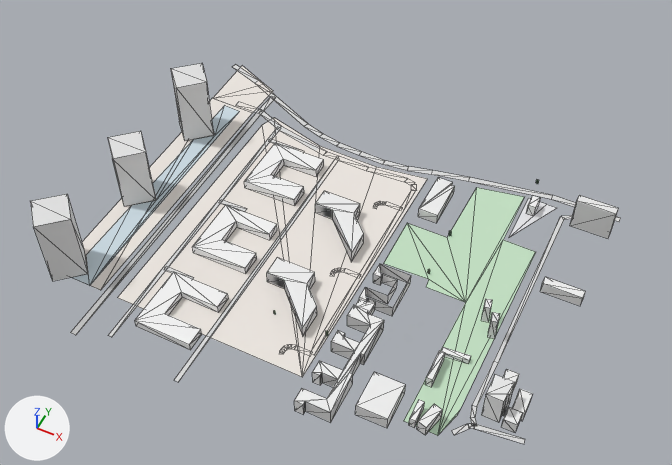
One commit to the glTF model white-model-six-districts/chunks/121_74_high.glb: the scene before it, then after it.
The view is the same before and after, from a camera (50 mm lens) standing at (1048.0, 13070.0, 740.0) and looking at (744.0, 13677.0, -19.0). Every picture has the same lights, and +X, +Y and +Z are marked at lower left. The older version comes first. Mesh edges are drawn as thin lines. Vertices at exactly the same position are counted once.
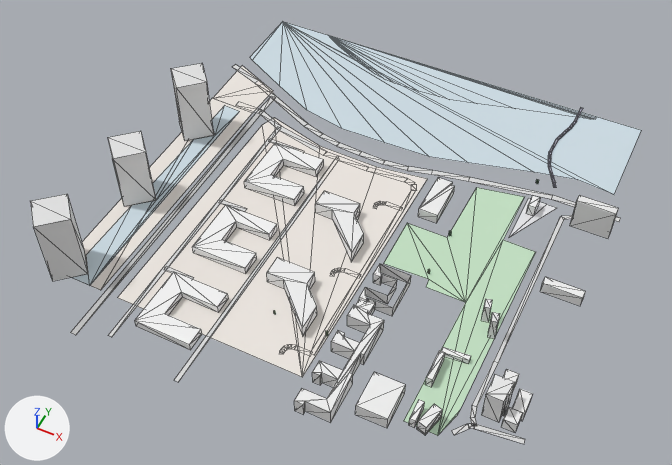
Pixel boxes (x1, y1, x2, y2) of what changed, in the pictures (672 x 465 px):
'Mesh_0', reshaped (11% taller)
    before: (30, 63, 620, 444)
    after: (30, 21, 641, 444)
part 1 of me_mesh_0, built on
    before: (165, 159, 397, 413)
    after: (165, 21, 641, 413)

What the commit changed:
me_mesh_0 is used by ob_mesh_0; location (0.0, 0.0, 0.0).
me_mesh_0 had 645 vertices, 600 faces and spanned x 481.0..1016.0, y 13442.0..13890.0, z -27.0..60.0.
me_mesh_0 now has 797 vertices, 758 faces and spans x 481.0..1016.0, y 13442.0..14005.0, z -27.0..60.0.
Part 1, on me_mesh_0:
60 faces are deleted.
112 vertices are added at x 500.0..1000.0, y 13838.0..14005.0, z -27.0..-25.0.
168 new faces join them.
Other edits to the shape of me_mesh_0 do not show in these pictures.
